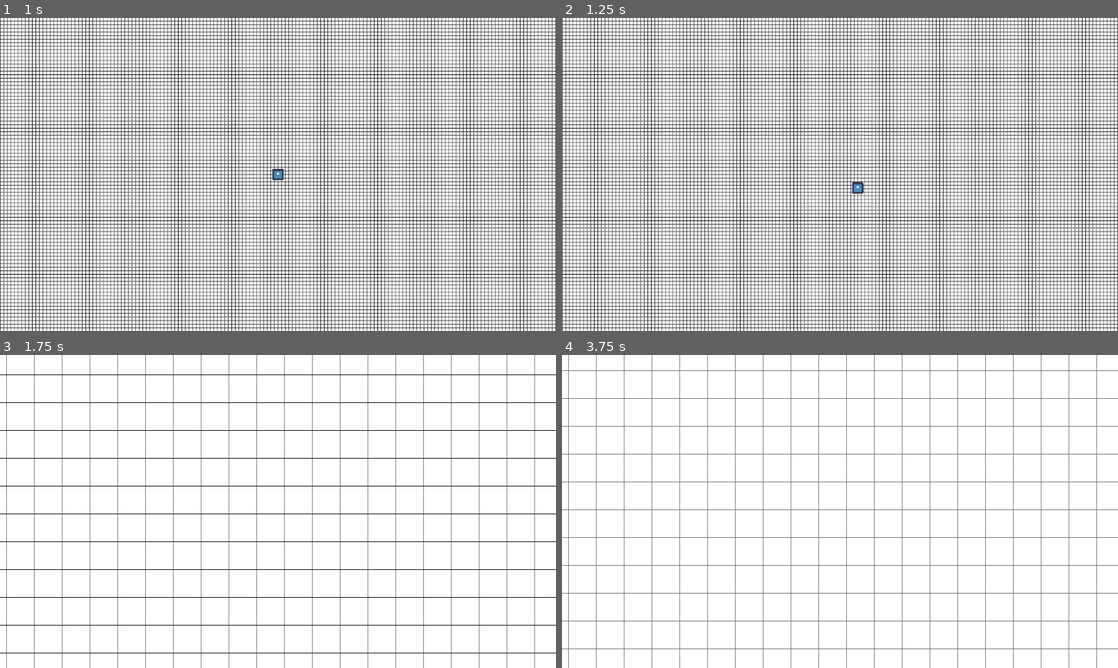
Above: before the commit, frames 1-4 (two rows, left to right).
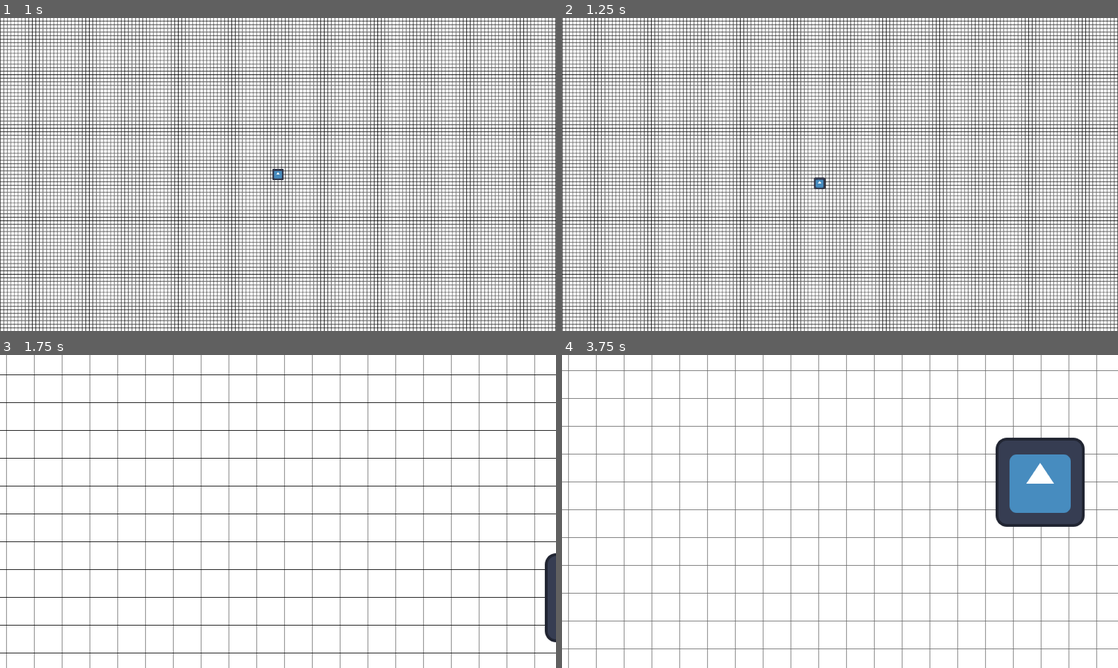
Above: after the commit, the same moments.

Repository: SelfDevTV/Pixler
Game: Godot game, scene res://scenes/main.tscn
Same seed, same stepped clock (60 frames per second), same inputs: the game is played once before the commit and once after it. The engine's default icon, where the game draws it, is replaced by a stand-in: a white triangle on a blue panel in a dark square.
Inputs (mouse positions are in pixels of both pictures, inside the frame that each line leads up to):
- Up to frame 1 (1 s): move the mouse to (400, 158) at 0.52 s; tap Middle mouse button (pan_activate) at 0.6 s
- Up to frame 2 (1.25 s): no input
- Up to frame 3 (1.75 s): move the mouse to (166, 527) at 1.27 s; tap Mouse wheel up (zoom_in) at 1.35 s
- Up to frame 4 (3.75 s): tap Enter at 2, 3.5 s; move the mouse to (895, 442) at 2.02 s; tap Mouse wheel down (zoom_out) at 2.1 s; tap Space at 2.75 s; move the mouse to (812, 574) at 2.77 s; tap Middle mouse button (pan_activate) at 2.85 s; move the mouse to (1006, 558) at 3.52 s; tap Mouse wheel up (zoom_in) at 3.6 s

Frame 1 is identical in both runs. In frame 2, 0.2% of the frame differs, in the area x 45-55%, y 50-57%; in frame 3, 0.5%; in frame 4, 4.4%, in the area x 78-94%, y 26-55%.

Commit message:
fix: Correct cell-to-world coordinate conversion for centered grid
- Fix cell_to_world to account for cell_scale when centering the grid
- Add world_to_cell function for inverse coordinate conversion
- Use floating-point division (2.0) to preserve decimal precision
- Add debug logging in painting state to verify cell positions

This fixes slimes moving way outside the visible grid by properly
calculating world positions that account for the centered sprite.

🤖 Generated with [Claude Code](https://claude.com/claude-code)

Co-Authored-By: Claude <noreply@anthropic.com>

Diff:
--- a/autoload/grid_manager.gd
+++ b/autoload/grid_manager.gd
@@ -67,5 +67,11 @@
     for p in positions:
         cells[_pos_to_index(p)].is_painted = true
 
+func world_to_cell(pos: Vector2) -> Vector2i:
+    var uncentered_pos = pos + Vector2(grid_size * cell_scale) * 0.5
+    var cell_pos: Vector2 = uncentered_pos / cell_scale
+    return Vector2i(cell_pos.floor())
+
 func cell_to_world(pos: Vector2i) -> Vector2:
-    return pos * cell_scale
+    var world = pos * cell_scale
+    return Vector2(world.x - grid_size.x * cell_scale / 2.0, world.y - grid_size.y * cell_scale / 2.0)
--- a/scripts/state_painting.gd
+++ b/scripts/state_painting.gd
@@ -5,6 +5,7 @@
 func enter() -> void:
     paint_timer.wait_time = slime.paint_speed
     paint_timer.start()
+    print("cell pos for paint: ", GridManager.world_to_cell(slime.global_position))
 
 func _on_paint_timer_timeout() -> void:
     paint_timer.stop()
